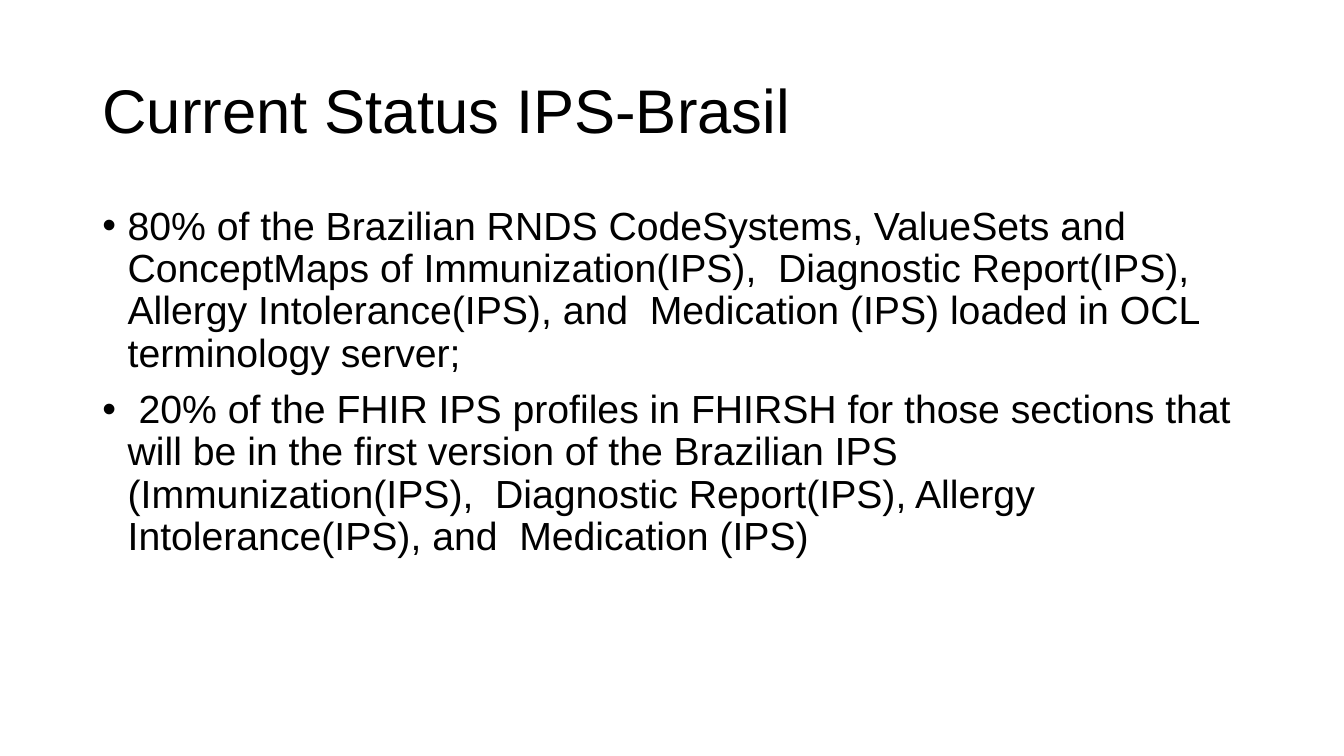
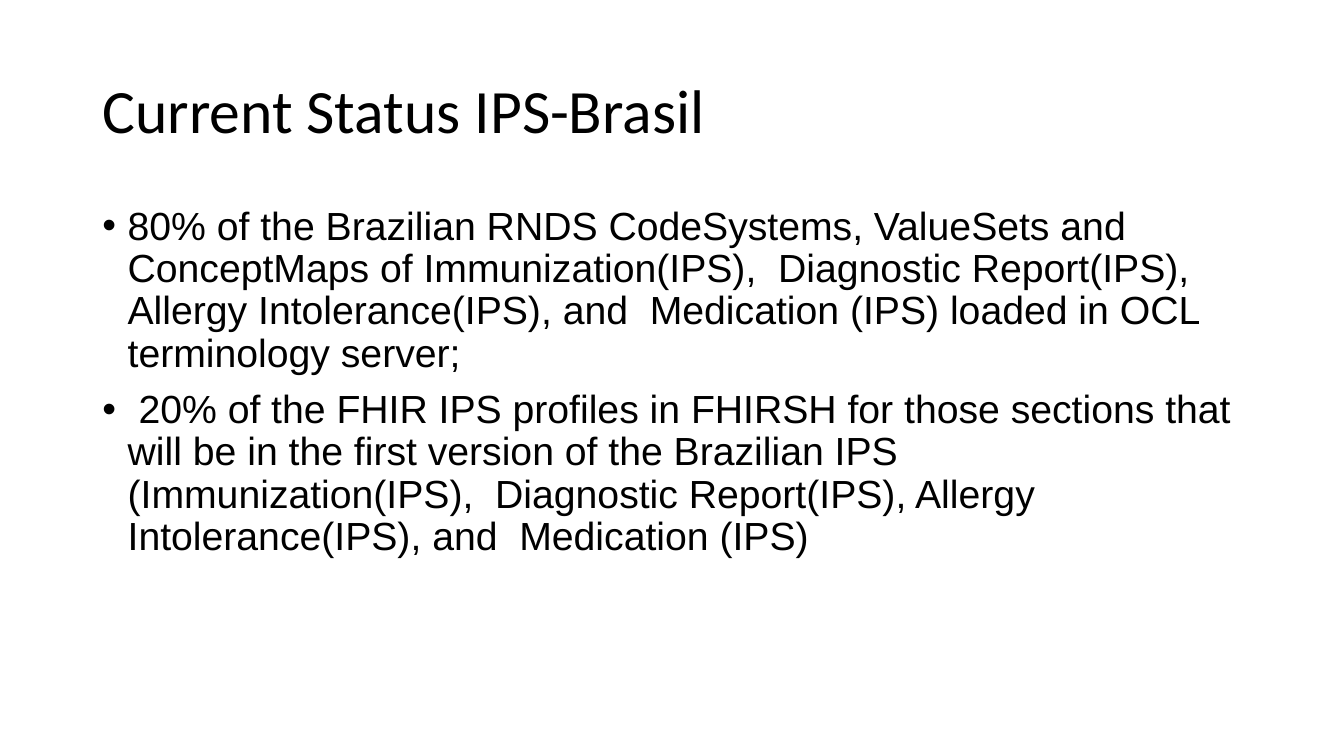
Before and after one commit to moaassis/https-git-codecommit.sa-east-1.amazonaws.com-v1-repos-ips-brasil-documentos, a slide deck: slide 3 of Gestão do Projeto/ApresentacoesProjeto/IPSBRasil_CurrentStatus.pptx. Drawn at 1344x756 pixels with LibreOffice and Linux fonts; fonts in the diff are those of the drawing. Boxes give left, top, right and bottom in pixels: in the first picture for what was removed or moved away, otherwise in the second. Text is boxed around its words. In the diff, an @@ line names an element or a change of style, - is before the commit and + after.

```diff
--- a/Gestão do Projeto/ApresentacoesProjeto/IPSBRasil_CurrentStatus.pptx
+++ b/Gestão do Projeto/ApresentacoesProjeto/IPSBRasil_CurrentStatus.pptx
@@ title "Current Status IPS-Brasil" at bbox=[102, 90, 705, 134]: font Arial to Calibri @@
```
Also in this commit, not shown: 1 other slide changed, 10 other files.
